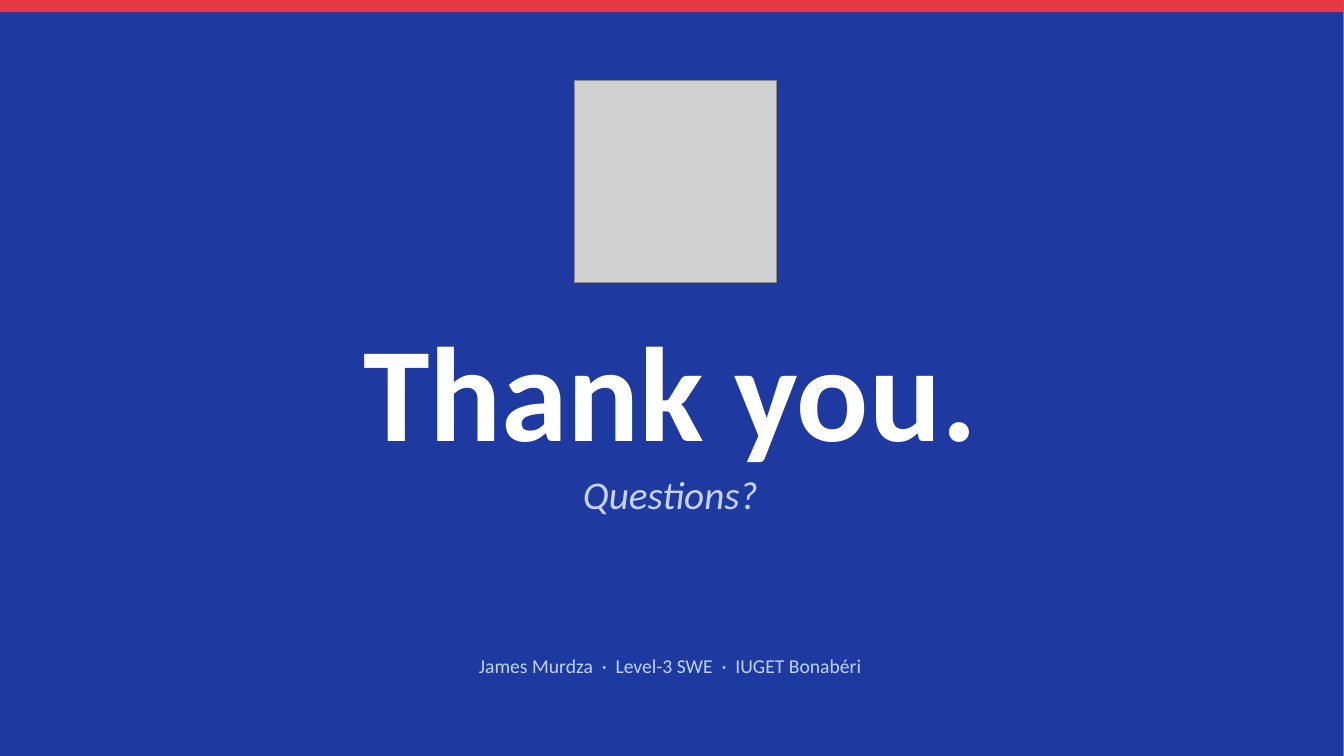
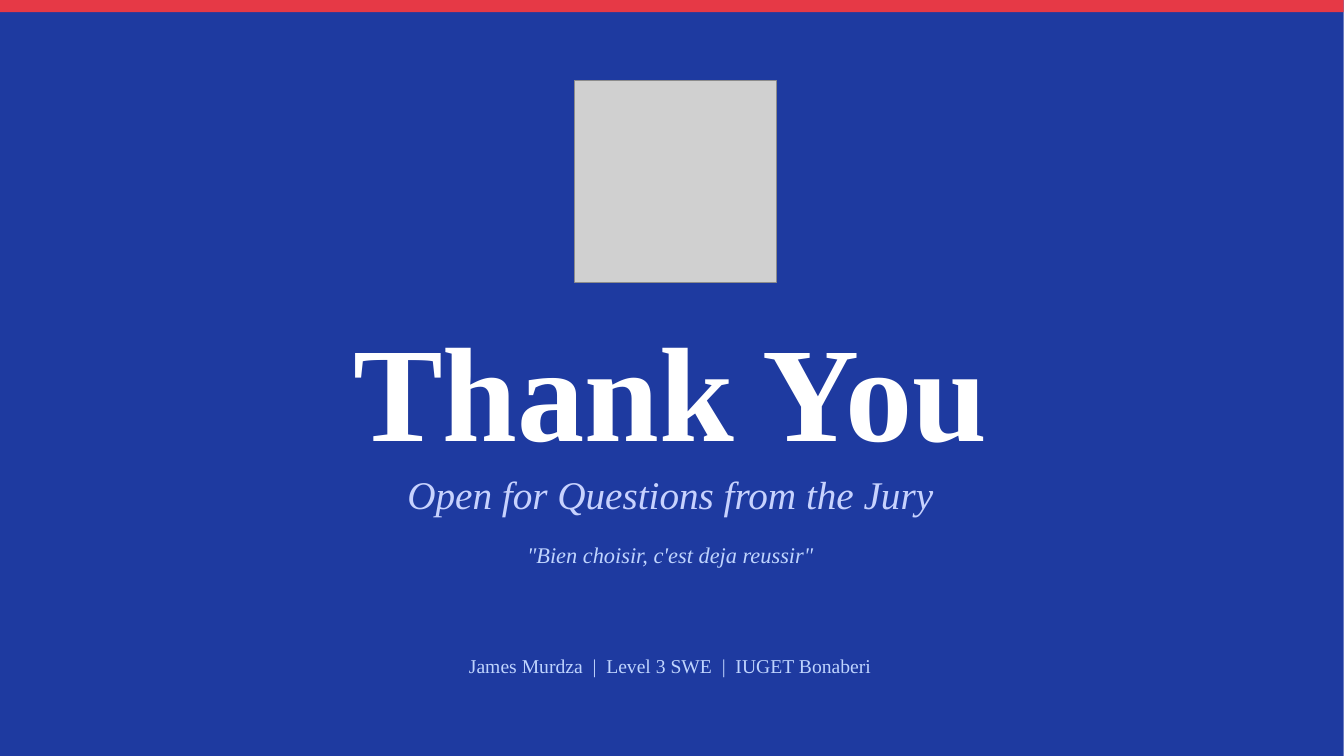
Before and after one commit to leaticiadipocko-wq/schoolproject, a slide deck: slide 12 of deliverables/SIARM-Defense.pptx (slide 29 before the commit). Drawn at 1344x756 pixels with LibreOffice and Linux fonts; fonts in the diff are those of the drawing; grey boxes stand for pictures. Boxes give left, top, right and bottom in pixels: in the first picture for what was removed or moved away, otherwise in the second. Text is boxed around its words. In the diff, an @@ line names an element or a change of style, - is before the commit and + after.

```diff
--- a/deliverables/SIARM-Defense.pptx
+++ b/deliverables/SIARM-Defense.pptx
@@ text at [353, 347, 987, 443]: text changed; font Calibri to Times New Roman @@
-Thank you.
+Thank You
@@ text at [407, 481, 934, 517]: text changed; font Calibri to Times New Roman @@
-Questions?
+Open for Questions from the Jury
@@ text added at [527, 547, 814, 568], 16 pt, text #BFD4FE, italic @@
+"Bien choisir, c'est deja reussir"
@@ text at [469, 659, 871, 673]: text changed; font Calibri to Times New Roman @@
-James Murdza · Level-3 SWE · IUGET Bonabéri
+James Murdza | Level 3 SWE | IUGET Bonaberi
```
Also in this commit, not shown: 4 other slides changed, 7 slides added, 24 slides removed, 7 other files.
